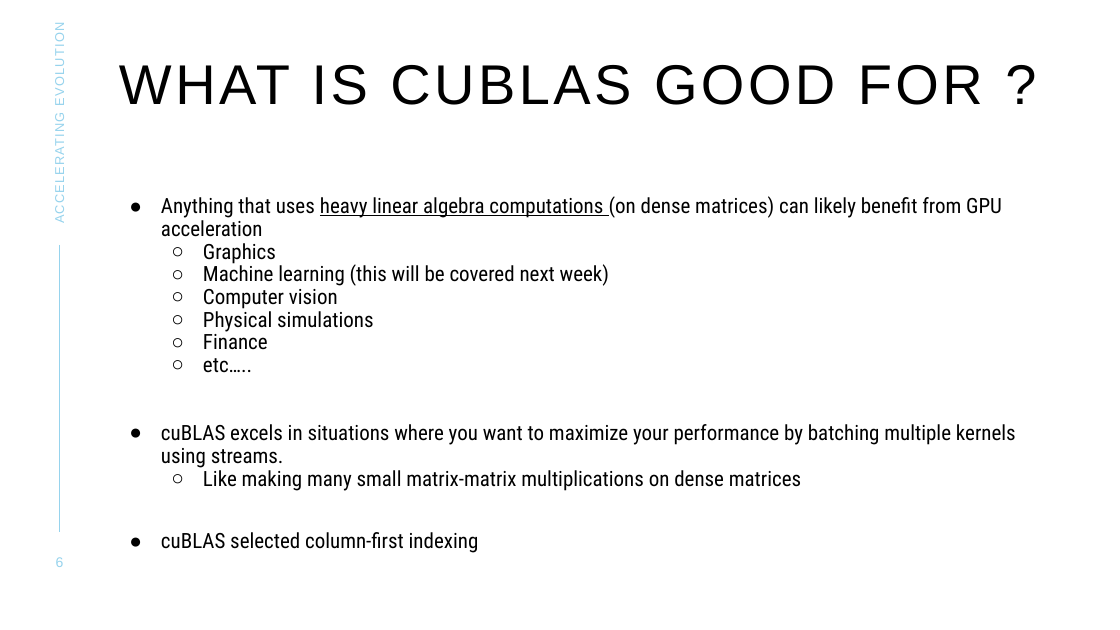
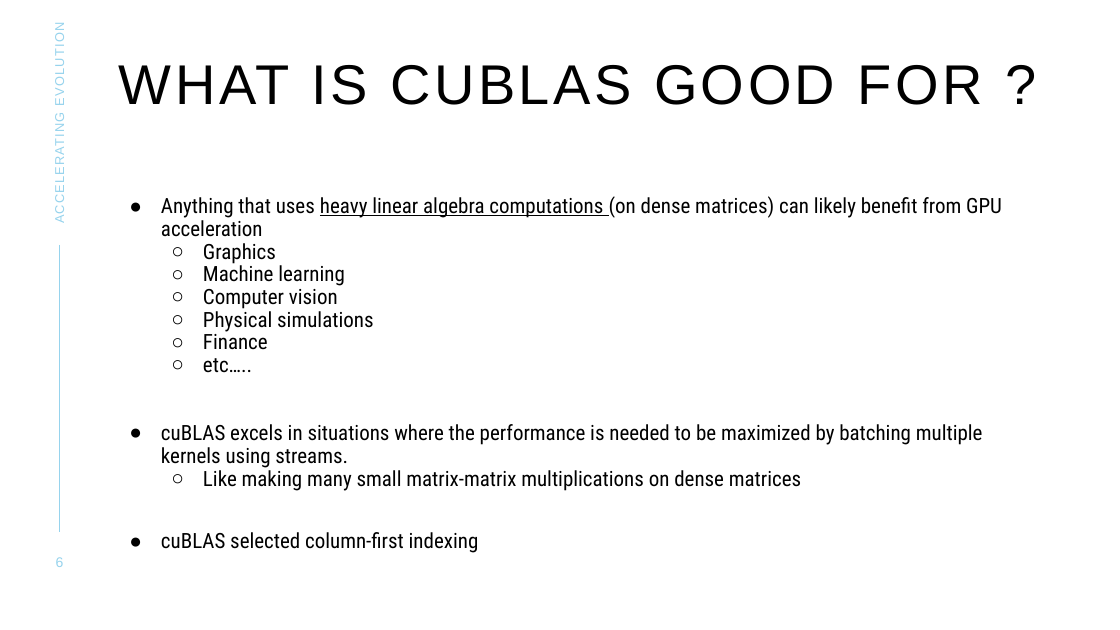
Before and after one commit to Ashirbad-Sarangi/evolutionary_algo_gpu, a slide deck: slide 6 of data/documents/GPU_Presentation_v2.pptx. Drawn at 1120x630 pixels with LibreOffice and Linux fonts; fonts in the diff are those of the drawing. Boxes give left, top, right and bottom in pixels: in the first picture for what was removed or moved away, otherwise in the second. Text is boxed around its words. In the diff, an @@ line names an element or a change of style, - is before the commit and + after.

```diff
--- a/data/documents/GPU_Presentation_v2.pptx
+++ b/data/documents/GPU_Presentation_v2.pptx
@@ text at <box>203,262,345,286</box>: text changed @@
-  ○ Machine learning (this will be covered next week)
+  ○ Machine learning
@@ text at <box>161,424,983,468</box>: text changed @@
-● cuBLAS excels in situations where you want to maximize your performance by batching multiple kernels using streams.
+● cuBLAS excels in situations where the performance is needed to be maximized by batching multiple kernels using streams.
```
Also in this commit, not shown: 5 other slides changed, 12 slides added, 6 slides removed, 15 other files.
